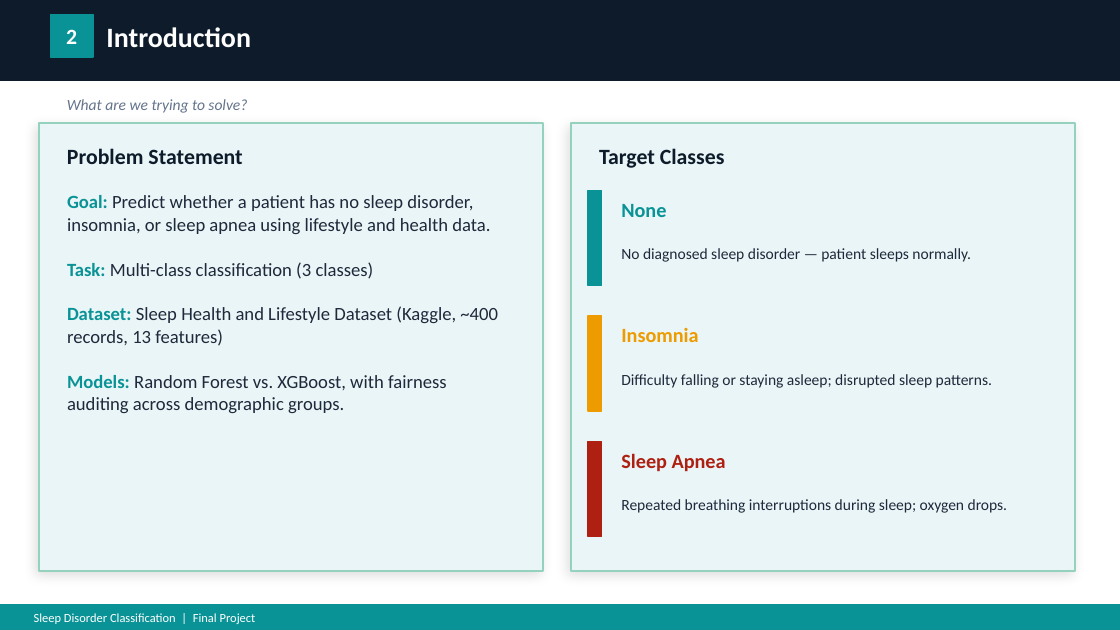
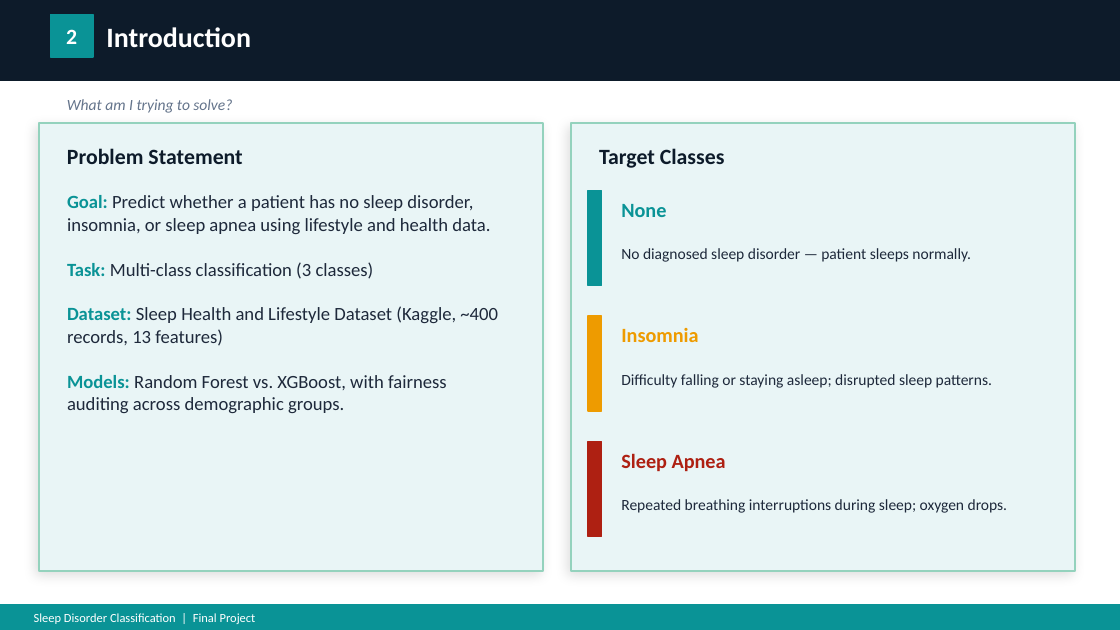
Before and after one commit to jpierre-7/ITAI_1371_ML_Course, a slide deck: slide 3 of final_project/sleep_disorder_presentation.pptx. Drawn at 1120x630 pixels with LibreOffice and Linux fonts; fonts in the diff are those of the drawing. Boxes give left, top, right and bottom in pixels: in the first picture for what was removed or moved away, otherwise in the second. Text is boxed around its words. In the diff, an @@ line names an element or a change of style, - is before the commit and + after.

```diff
--- a/final_project/sleep_disorder_presentation.pptx
+++ b/final_project/sleep_disorder_presentation.pptx
@@ text at (67, 99, 232, 113): text changed @@
-What are we trying to solve?
+What am I trying to solve?
```
Also in this commit, not shown: 7 other slides changed, 4 slides added.
